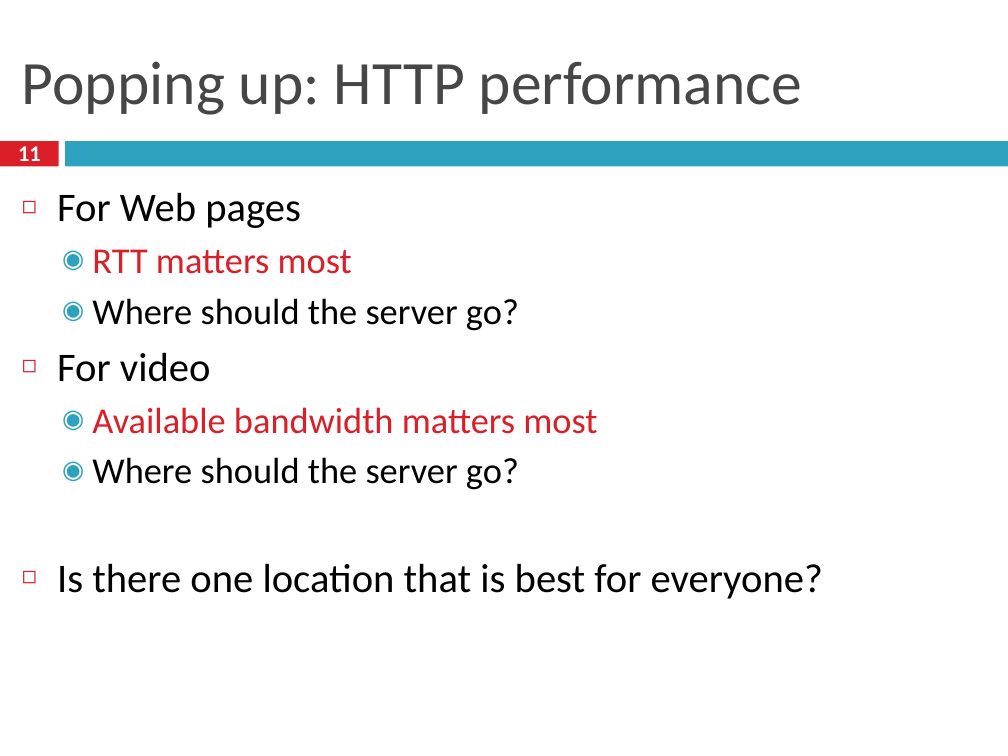
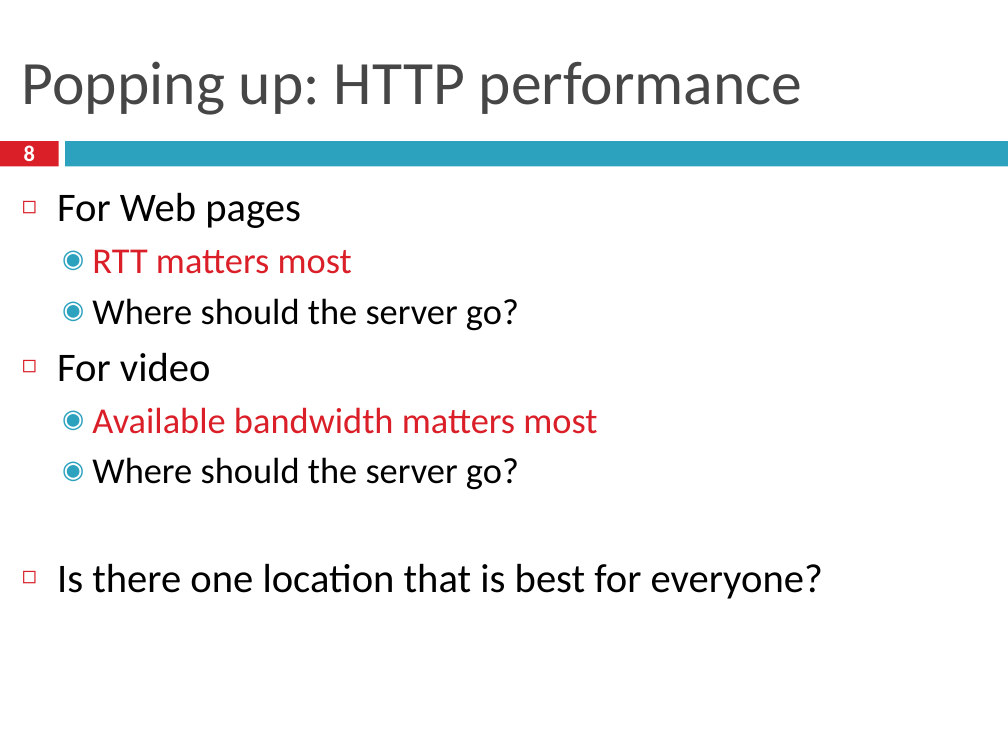
Before and after one commit to taejoong/taejoong.github.io, a slide deck: slide 8 of courses/csci-351/handouts/16-CDN.pptx (slide 11 before the commit). Drawn at 1008x756 pixels with LibreOffice and Linux fonts; fonts in the diff are those of the drawing. Boxes give left, top, right and bottom in pixels: in the first picture for what was removed or moved away, otherwise in the second. Text is boxed around its words. In the diff, an @@ line names an element or a change of style, - is before the commit and + after.

```diff
--- a/courses/csci-351/handouts/16-CDN.pptx
+++ b/courses/csci-351/handouts/16-CDN.pptx
@@ page number removed at (18,146,41,167) @@
-11
@@ page number added at (24,145,35,167), 16 pt, text #FFFFFF, bold @@
+8
```
Also in this commit, not shown: 2 other slides changed, 8 slides removed, 25 other files.
